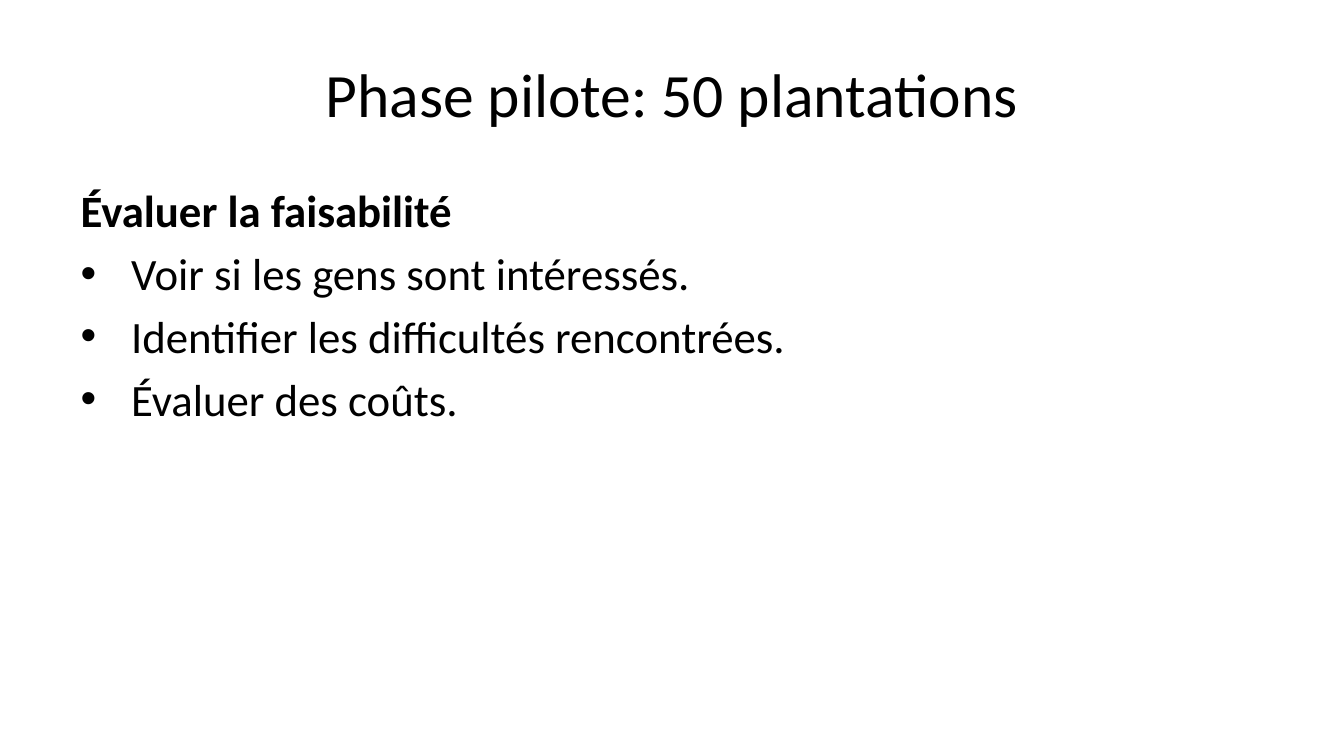
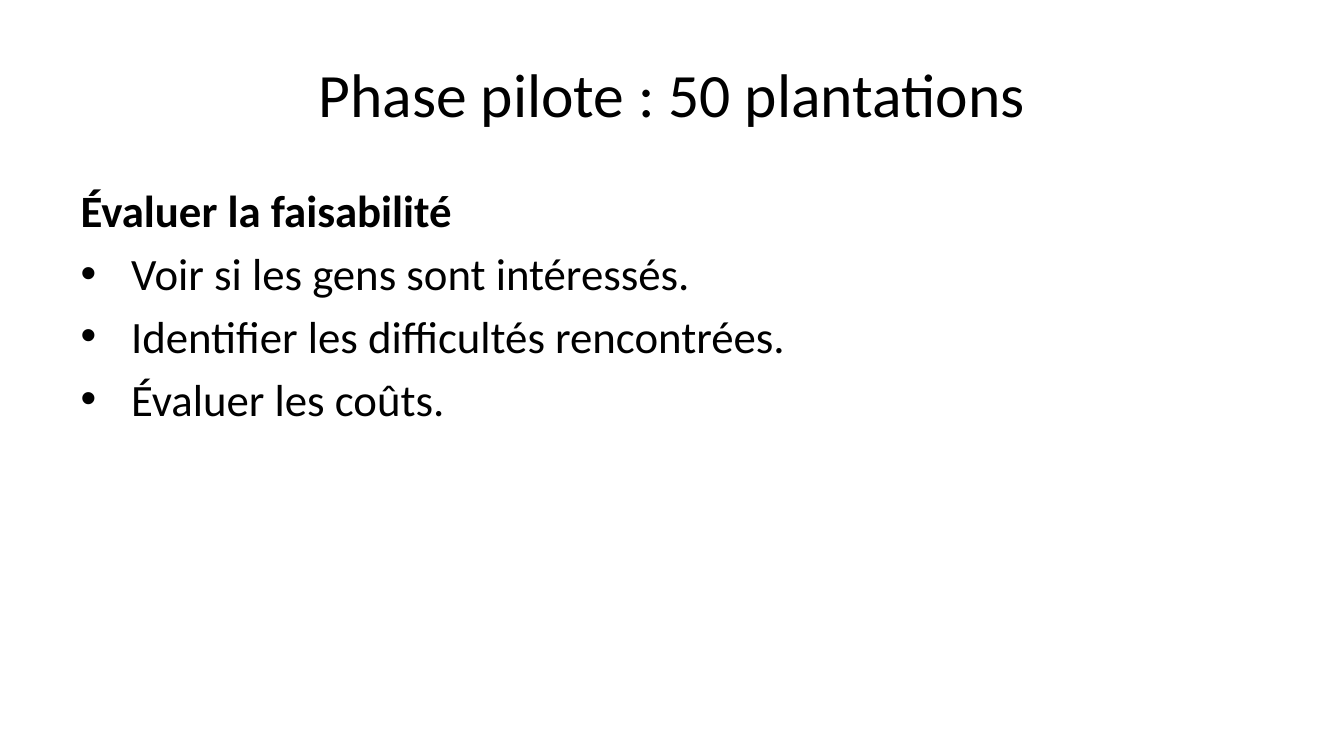
Before and after one commit to Bertrand82/vegetalisation_m2q, a slide deck: slide 6 of presentation.pptx. Drawn at 1344x756 pixels with LibreOffice and Linux fonts; fonts in the diff are those of the drawing. Boxes give left, top, right and bottom in pixels: in the first picture for what was removed or moved away, otherwise in the second. Text is boxed around its words. In the diff, an @@ line names an element or a change of style, - is before the commit and + after.

```diff
--- a/presentation.pptx
+++ b/presentation.pptx
@@ title at (319, 74, 1025, 127): spaces changed @@
-Phase pilote: 50 plantations
+Phase pilote : 50 plantations
@@ text at (131, 378, 445, 417): text changed @@
-• Évaluer des coûts.
+• Évaluer les coûts.
```
Also in this commit, not shown: 9 other slides changed, 3 other files.
